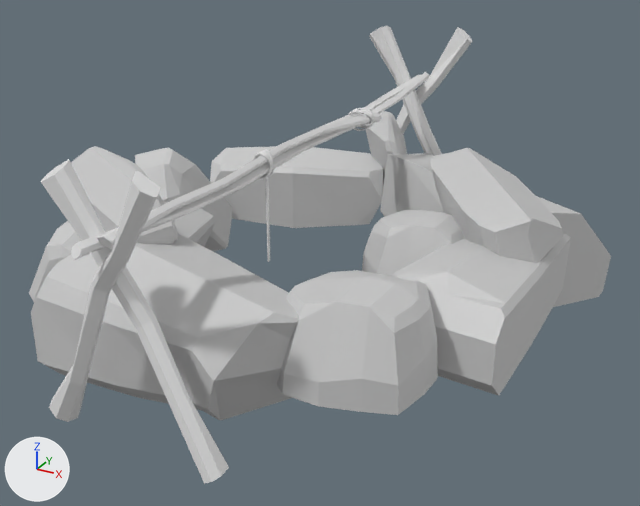
An edit to the FBX model BogeyMan/Assets/Art/Environnement/Props/Meshes/SM_Fireplace.fbx, drawn before and after from the same camera.
Before and after are seen from a camera (50 mm lens) standing at (0.732, -1.291, 0.737) and looking at (0.036, -0.027, 0.104). Every picture has the same lights, and +X, +Y and +Z are marked at lower left. Where no turn or scale is listed for an object, it has been applied to the vertices.

Objects in the first picture: 'SM_Fireplace', 'SM_Firewood'.
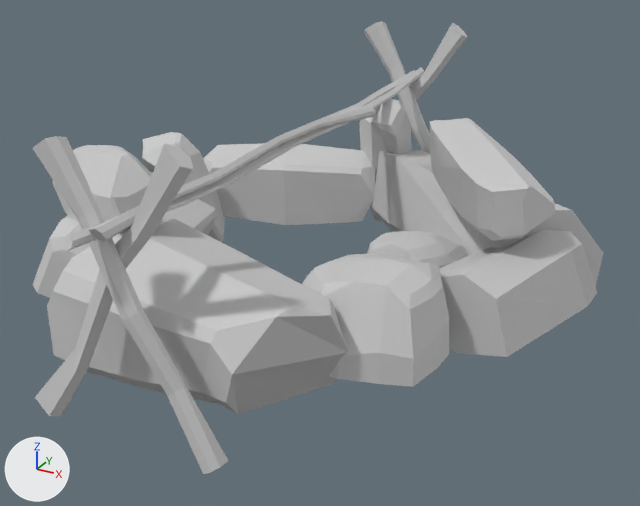
The change, as a list of edits to the scene's bpy script:
```text
Change me_mesh:
    remove me_mesh.from_pydata(...)  # 538 vertices, 642 faces; spans x -0.483..0.477, y -0.467..0.478, z -0.015..0.28
    add me_mesh.from_pydata(...)  # 835 vertices, 871 faces; spans x -0.489..0.489, y -0.565..0.565, z -0.026..0.429
    me_mesh part 1: the loose piece of 35 vertices spanning x -0.016..0.477, y 0.064..0.478, z -0.013..0.201 is moved by (-0.012, -0.013, 0.008)
    me_mesh part 2: the loose piece of 61 vertices spanning x 0.126..0.43, y -0.026..0.326, z 0.105..0.231 is multiplied about its middle by the matrix ((0.986, 0.005, 0.164), (-0.023, 0.994, 0.107), (-0.163, -0.109, 0.981)), then moved by (-0.013, -0.013, 0.062)
    me_mesh part 3: the loose piece of 63 vertices spanning x 0.102..0.348, y -0.387..-0.16, z 0.055..0.193 is moved by (-0.016, 0.09, -0.01)
    me_mesh part 4: the loose piece of 53 vertices spanning x -0.256..0.208, y -0.467..-0.173, z -0.009..0.208 is moved by (0.02, 0.015, 0.008)
    me_mesh part 5: the loose piece of 61 vertices spanning x -0.412..-0.093, y -0.328..-0.114, z 0.156..0.28 is turned -16.1 degrees about the y axis through its middle, then moved by (-0.011, -0.013, 0.028)
    me_mesh part 6: the loose piece of 35 vertices spanning x -0.483..-0.188, y -0.335..0.053, z -0.002..0.177 is moved by (-0.006, 0.016, 0.008)
    me_mesh part 7: the loose piece of 35 vertices spanning x -0.42..-0.262, y -0.021..0.204, z -0.015..0.225 is multiplied about its middle by the matrix ((0.988, -0.132, -0.081), (0.149, 0.953, 0.263), (0.043, -0.272, 0.961)), then moved by (-0.032, 0.04, -0.001)
    me_mesh part 8: the loose piece of 44 vertices spanning x -0.369..-0.008, y 0.193..0.429, z 0.016..0.175 is moved by (-0.012, -0.013, 0.008)
    me_mesh part 9: the loose piece of 63 vertices spanning x 0.083..0.286, y -0.019..0.169, z 0.056..0.171 is rebuilt with 63 vertices and now spans x 0.069..0.279, y -0.03..0.176, z 0.013..0.127
    me_mesh part 10: the loose piece of 53 vertices spanning x 0.21..0.424, y -0.215..0.236, z 0.013..0.179 is rebuilt with 35 vertices and now spans x 0.214..0.489, y -0.13..0.192, z 0.019..0.173
    me_mesh part 11: the loose piece of 35 vertices spanning x -0.084..0.045, y 0.337..0.472, z 0.011..0.256 is rebuilt with 61 vertices and now spans x -0.106..0.037, y 0.279..0.494, z -0.018..0.301
    me_mesh part 12: a new loose piece of 40 vertices spanning x -0.143..0.124, y 0.484..0.532, z -0.026..0.423, in mat_defaultmaterial (light grey #cbcbcb)
    me_mesh part 13: a new loose piece of 40 vertices spanning x -0.123..0.144, y -0.518..-0.471, z -0.026..0.423, in mat_defaultmaterial (light grey #cbcbcb)
    me_mesh part 14: a new loose piece of 36 vertices spanning x -0.035..0.006, y -0.211..0.565, z 0.288..0.32, in mat_defaultmaterial (light grey #cbcbcb)
    me_mesh part 15: a new loose piece of 36 vertices spanning x -0.031..0.01, y -0.565..0.211, z 0.288..0.32, in mat_defaultmaterial (light grey #cbcbcb)
    me_mesh part 16: a new loose piece of 36 vertices spanning x -0.017..0.017, y -0.54..0.236, z 0.287..0.328, in mat_defaultmaterial (light grey #cbcbcb)
    me_mesh part 17: a new loose piece of 35 vertices spanning x -0.199..0.085, y 0.482..0.545, z -0.012..0.429, in mat_defaultmaterial (light grey #cbcbcb)
    me_mesh part 18: a new loose piece of 35 vertices spanning x -0.179..0.105, y -0.52..-0.457, z -0.012..0.429, in mat_defaultmaterial (light grey #cbcbcb)
    me_mesh part 19: a new loose piece of 30 vertices spanning x -0.041..-0.016, y -0.087..0.532, z 0.292..0.32, in mat_defaultmaterial (light grey #cbcbcb)
Remove ob_sm_firewood:
    ob_sm_firewood = bpy.data.objects.new('SM_Firewood', me_mesh_001)
```

Where the change shows, as pixel boxes (x1, y1, x2, y2) in the pictures (640 x 506 px; the box of a moved part takes in the faces that stretch with it):
'SM_Fireplace', reshaped (46% taller)
    before: (29, 111, 611, 421)
    after: (32, 21, 603, 474)
'SM_Firewood', deleted
    before: (41, 26, 472, 484)
part 1 of me_mesh, moved or reshaped
    before: (380, 153, 611, 307)
    after: (372, 150, 603, 287)
part 2 of me_mesh, moved or reshaped
    before: (430, 148, 563, 263)
    after: (430, 118, 555, 241)
part 3 of me_mesh, moved or reshaped
    before: (277, 270, 438, 415)
    after: (302, 254, 449, 387)
part 4 of me_mesh, moved or reshaped
    before: (31, 233, 299, 421)
    after: (47, 219, 348, 414)
part 5 of me_mesh, moved or reshaped
    before: (71, 146, 178, 244)
    after: (52, 145, 152, 223)
part 6 of me_mesh, moved or reshaped
    before: (29, 201, 216, 302)
    after: (32, 172, 218, 298)
part 7 of me_mesh, moved or reshaped
    before: (135, 147, 232, 251)
    after: (142, 132, 225, 242)
part 8 of me_mesh, moved or reshaped
    before: (210, 146, 383, 228)
    after: (203, 143, 375, 225)
part 9 of me_mesh, rebuilt
    before: (362, 210, 464, 276)
    after: (367, 230, 467, 268)
part 10 of me_mesh, rebuilt
    before: (392, 233, 571, 396)
    after: (439, 230, 597, 357)
part 11 of me_mesh, rebuilt
    before: (365, 111, 407, 186)
    after: (359, 99, 412, 222)
part 12 of me_mesh, added
    after: (364, 21, 430, 154)
part 13 of me_mesh, added
    after: (33, 136, 228, 474)
part 14 of me_mesh, added
    after: (245, 67, 424, 176)
part 15 of me_mesh, added
    after: (63, 107, 359, 252)
part 16 of me_mesh, added
    after: (89, 107, 376, 242)
part 17 of me_mesh, added
    after: (398, 23, 467, 101)
part 18 of me_mesh, added
    after: (35, 144, 194, 416)
part 19 of me_mesh, added
    after: (318, 70, 415, 120)
